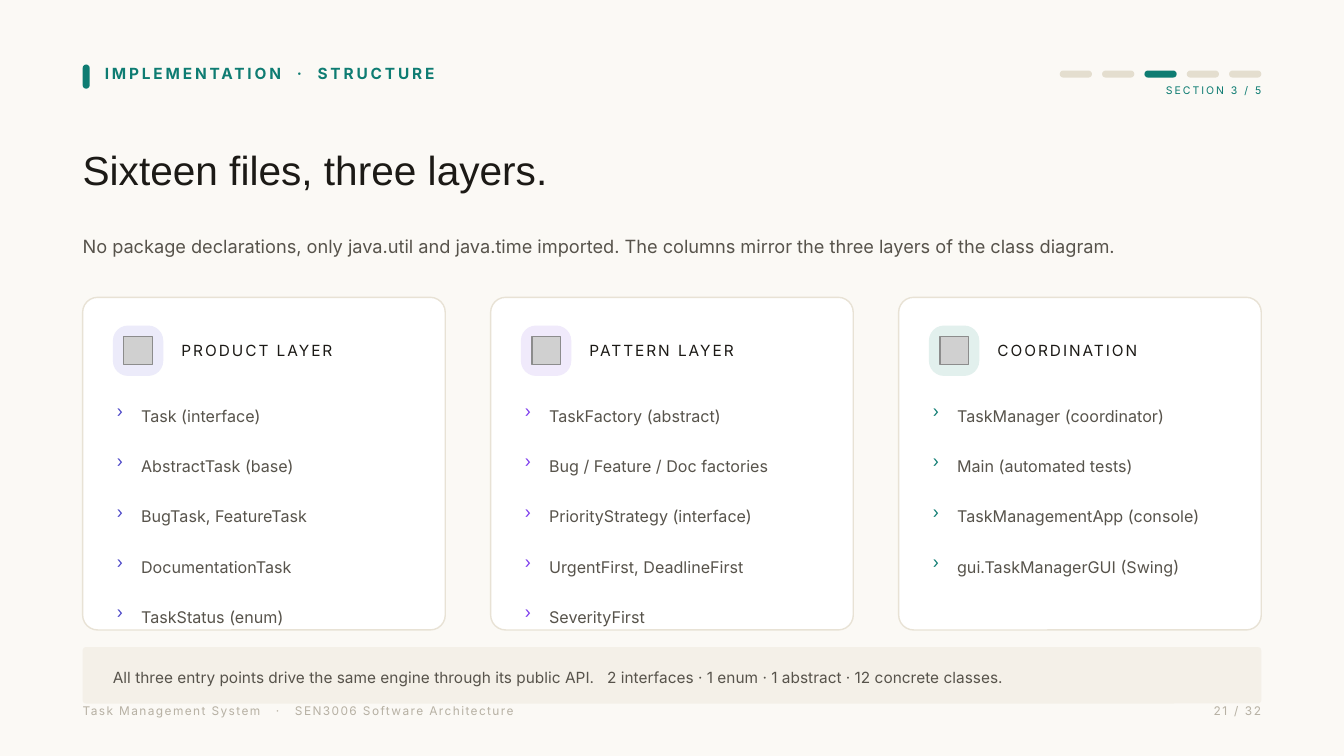
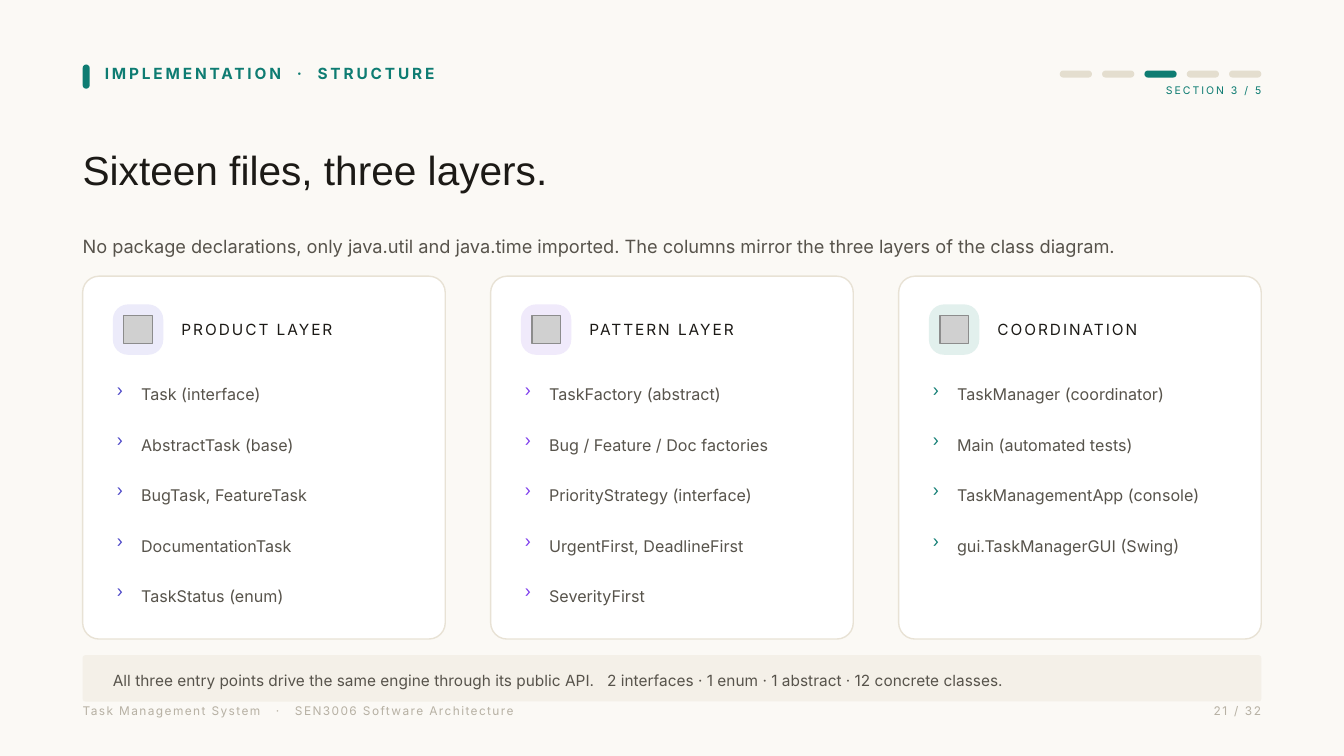
Before and after one commit to Jendawy/software-architecture-project, a slide deck: slide 21 of deck/Task-Management-System.pptx. Drawn at 1344x756 pixels with LibreOffice and Linux fonts; fonts in the diff are those of the drawing; grey boxes stand for pictures. Boxes give left, top, right and bottom in pixels: in the first picture for what was removed or moved away, otherwise in the second. Text is boxed around its words. In the diff, an @@ line names an element or a change of style, - is before the commit and + after.

```diff
--- a/deck/Task-Management-System.pptx
+++ b/deck/Task-Management-System.pptx
@@ rounded rectangle: place and size @@
-rounded rectangle at (83, 297, 446, 630)
+rounded rectangle at (83, 276, 446, 639)
@@ rounded rectangle: place and size @@
-rounded rectangle at (491, 297, 854, 630)
+rounded rectangle at (491, 276, 854, 639)
@@ rounded rectangle: place and size @@
-rounded rectangle at (899, 297, 1262, 630)
+rounded rectangle at (899, 276, 1262, 639)
@@ 31 texts, 3 pictures, 3 rounded rectangles: place and size @@
-31 texts, 3 pictures, 3 rounded rectangles at (113, 326, 1240, 633)
+31 texts, 3 pictures, 3 rounded rectangles at (113, 304, 1240, 612)
@@ rounded rectangle: place and size @@
-rounded rectangle at (83, 647, 1261, 704)
+rounded rectangle at (83, 655, 1261, 702)
```
Also in this commit, not shown: 5 other slides changed, 1 other file.
